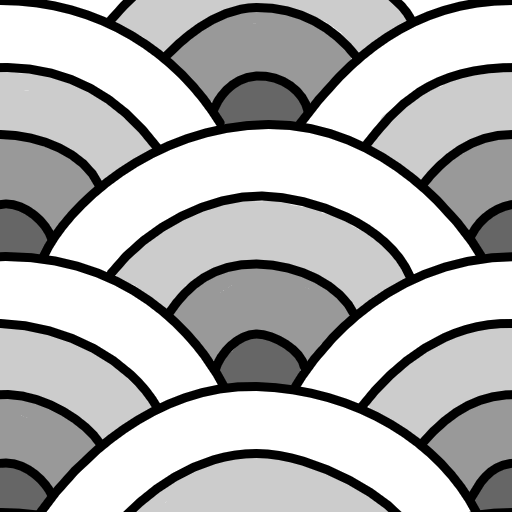
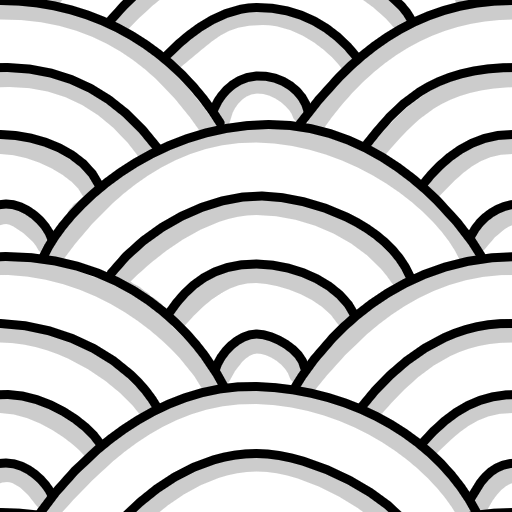
Revision of a layered (512, 512) image; what changed, layer by layer:
painted on "line" over [0, 0, 512, 512]
painted on "grayscale" over [0, 0, 512, 512]
